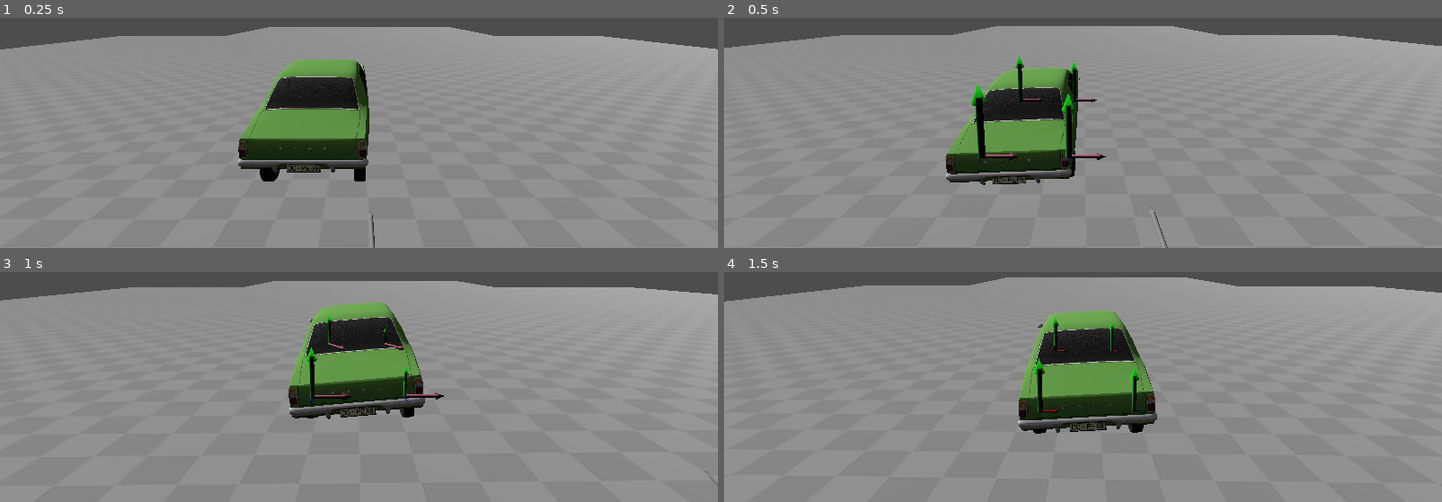
Above: before the commit, frames 1-4 (two rows, left to right).
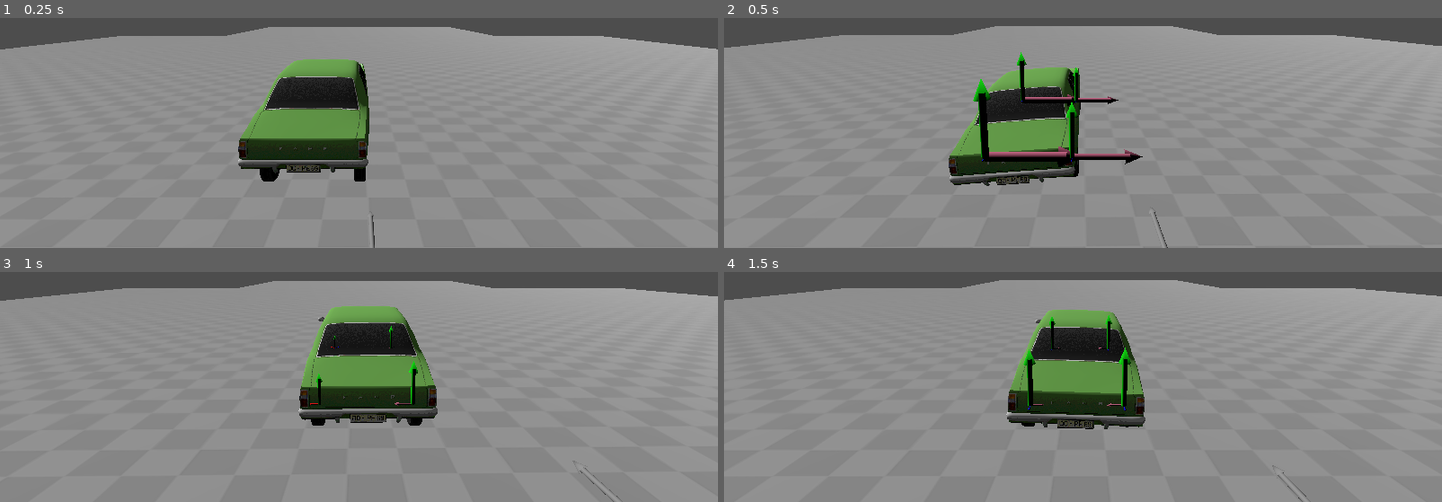
Above: after the commit, the same moments.

Repository: pherbers/PottRaser
Game: Godot game, scene res://testdrive.tscn
The game is run twice, just before and just after one commit, with the same random seed, the same clock (stepped at 60 frames per second) and the same inputs.
Inputs (mouse positions are in pixels of both pictures, inside the frame that each line leads up to):
- Up to frame 1 (0.25 s): no input
- Up to frame 2 (0.5 s): no input
- Up to frame 3 (1 s): tap Enter (ui_accept) at 0.5, 0.77 s; move the mouse to (516, 281) at 0.52 s; hold Right (car_steer_right) from 0.53 s (still down); hold F from 0.53 s (still down); click (516, 281) at 0.67 s
- Up to frame 4 (1.5 s): release Right (car_steer_right) at 1.25 s; release F at 1.25 s; drag from (939, 320) to (1047, 380) at 1.27 s

Frame 1 is identical in both runs. In frame 2, 3.1% of the frame differs, in the area x 1-99%, y 3-98%; in frame 3, 5.2%, in the area x 0-100%, y 3-100%; in frame 4, 4.9%.

Commit message:
functional steering

Diff:
--- a/scripts/car.gd
+++ b/scripts/car.gd
@@ -97,30 +97,23 @@
         if compress > 0:
             # wheel is on the ground, apply friction
             var slip: float
-            var force_x = velocity_local_x * mass / delta / n_wheel_contacts# + (normal_basis.tdotx(get_gravity()) * mass / n_wheel_contacts))
-            var force_z = abs(velocity_local_z * mass / delta / n_wheel_contacts)
+            var max_force_x = velocity_local_x * mass / delta / n_wheel_contacts# + (normal_basis.tdotx(get_gravity()) * mass / n_wheel_contacts))
+            #var force_z = abs(velocity_local_z * mass / delta / n_wheel_contacts)
+            #var grav_force = normal_basis.tdoty(get_gravity()) * mass / n_wheel_contacts
+
+            var slip_angle = rad_to_deg(atan2(velocity_local_x, velocity_local_y))
             var friction_force_x = 0
-            var grav_force = normal_basis.tdoty(get_gravity()) * mass / n_wheel_contacts
-            if abs(velocity_local_x) < 1:
-                # Regain grip
-                if(whl._wheel_state == WheelSuspension.WheelState.SLIDE):
-                    print(whl.name, ": Regained Grip")
+            var slip_point = 3.
+            if abs(slip_angle) < slip_point:
                 whl._wheel_state = WheelSuspension.WheelState.GRIP
-            if (whl._wheel_state == WheelSuspension.WheelState.GRIP and
-                abs(force_x) < abs(grav_force * 60 * whl.wheel_grip_friction_coeff)):
-                # still gripping
-                slip = whl.wheel_grip_friction_coeff
-                friction_force_x = force_x
-                whl._wheel_state = WheelSuspension.WheelState.GRIP
+                friction_force_x = slip_angle / slip_point * y_force
             else:
-                # sliding
-                slip = whl.wheel_slide_friction_coeff
-                friction_force_x = abs(grav_force) * slip * sign(force_x)
-                if(whl._wheel_state == WheelSuspension.WheelState.GRIP):
-                    print(whl.name, ": Lost Grip, ", abs(force_x), "\t", y_force * whl.wheel_grip_friction_coeff)
                 whl._wheel_state = WheelSuspension.WheelState.SLIDE
+                friction_force_x = y_force * sign(slip_angle)
 
-            traction_force_x = -left * friction_force_x
+            friction_force_x *= 1.5
+
+            traction_force_x = -left * sign(max_force_x) * min(abs(friction_force_x), abs(max_force_x))
 
             var zSlip = whl.wheel_grip_friction_coeff
             if whl._wheel_state == WheelSuspension.WheelState.SLIDE:
